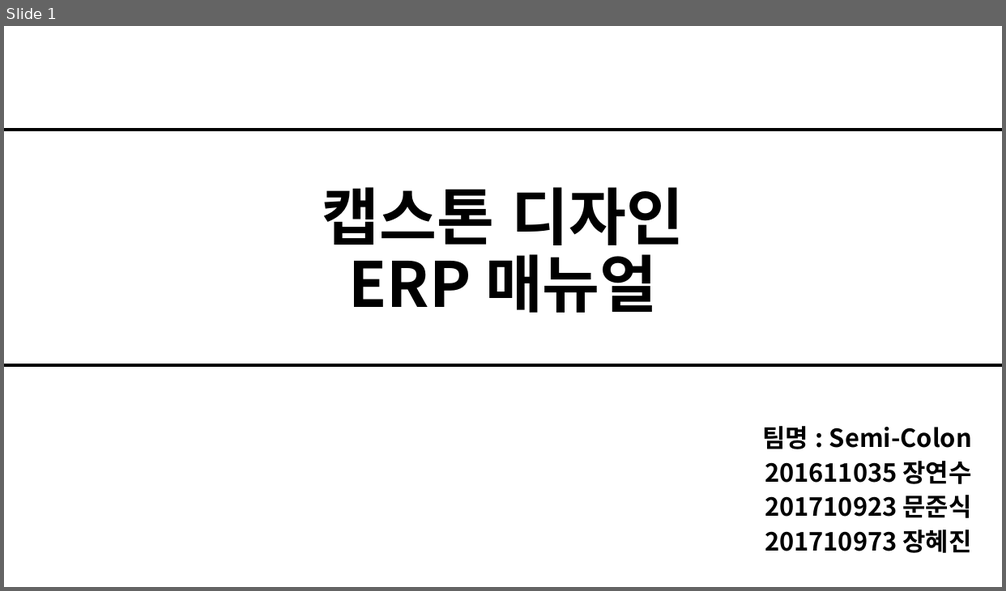
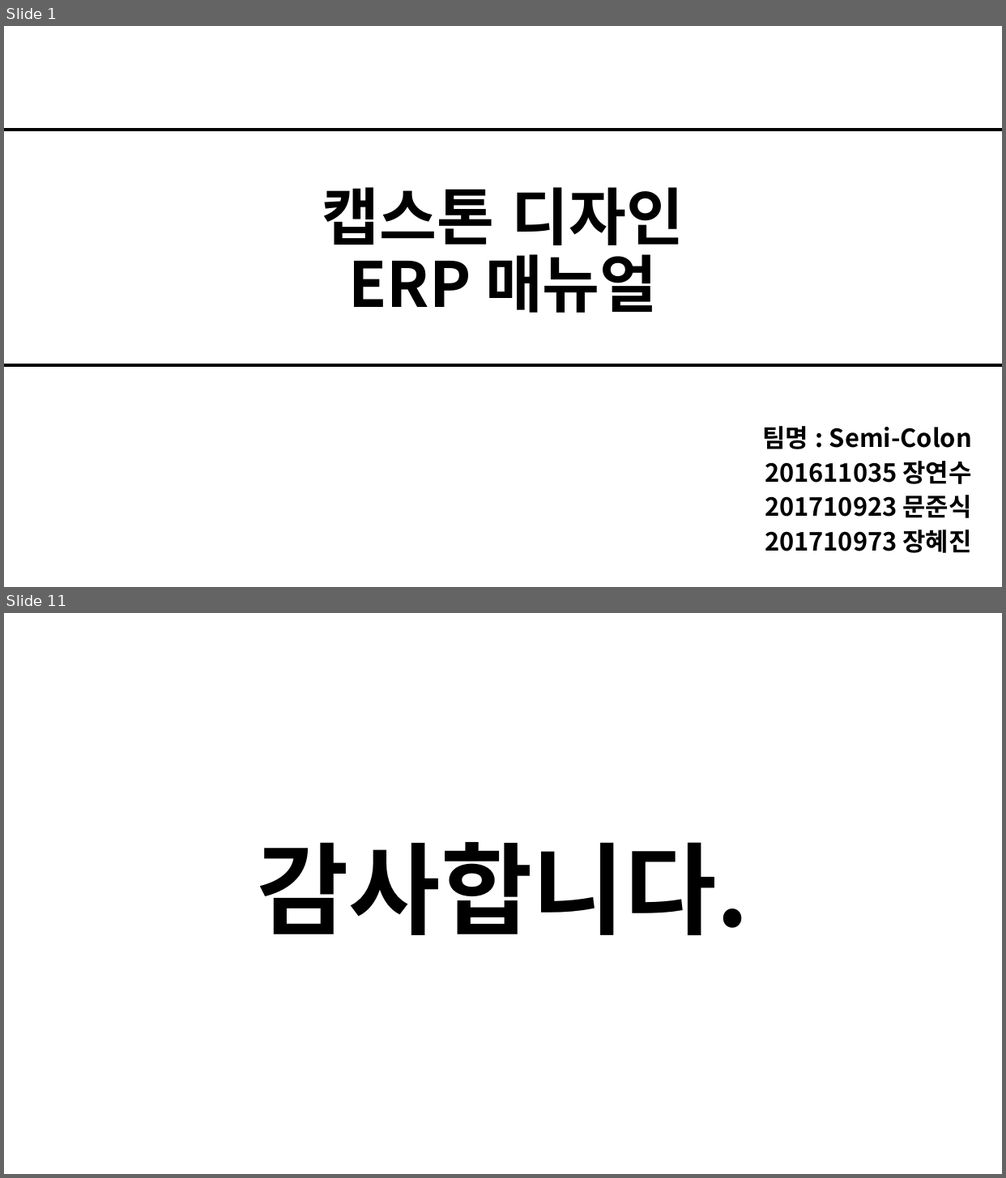
Before and after one commit to Semicolon-JangHyeJin/sc-grad-doc, a slide deck: Document/7. 매뉴얼/[ERP]매뉴얼_Ver1.0.0_Semi-Colon.pptx. Shown one above the other, each under a label of ours: slide 1 before the commit, slides 1 and 11 after it; the slides between them are not shown. The pictures are 1006x591 and 1006x1178 pixels, drawn with LibreOffice and Linux fonts; fonts in the diff are those of the drawing. Boxes give left, top, right and bottom in pixels: in the first picture for what was removed or moved away, otherwise in the second. Text is boxed around its words. In the diff, an @@ line names an element or a change of style, - is before the commit and + after.

```diff
--- a/Document/7. 매뉴얼/[ERP]매뉴얼_Ver1.0.0_Semi-Colon.pptx
+++ b/Document/7. 매뉴얼/[ERP]매뉴얼_Ver1.0.0_Semi-Colon.pptx
@@ slide 11 added at <box>4,613,1002,1174</box>, background #FFFFFF @@
@@ text added at <box>258,842,749,935</box>, 96 pt, text #000000, bold @@
+감사합니다.
```
Also in this commit, not shown: 2 slides changed, 7 other slides added, 3 slides removed, 3 other files.
